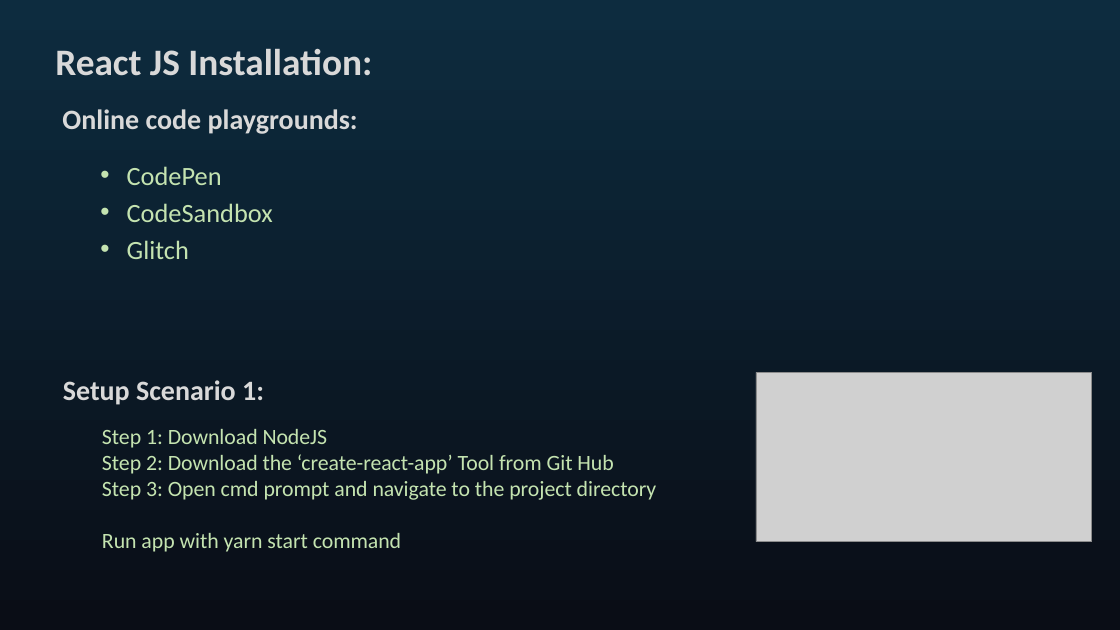
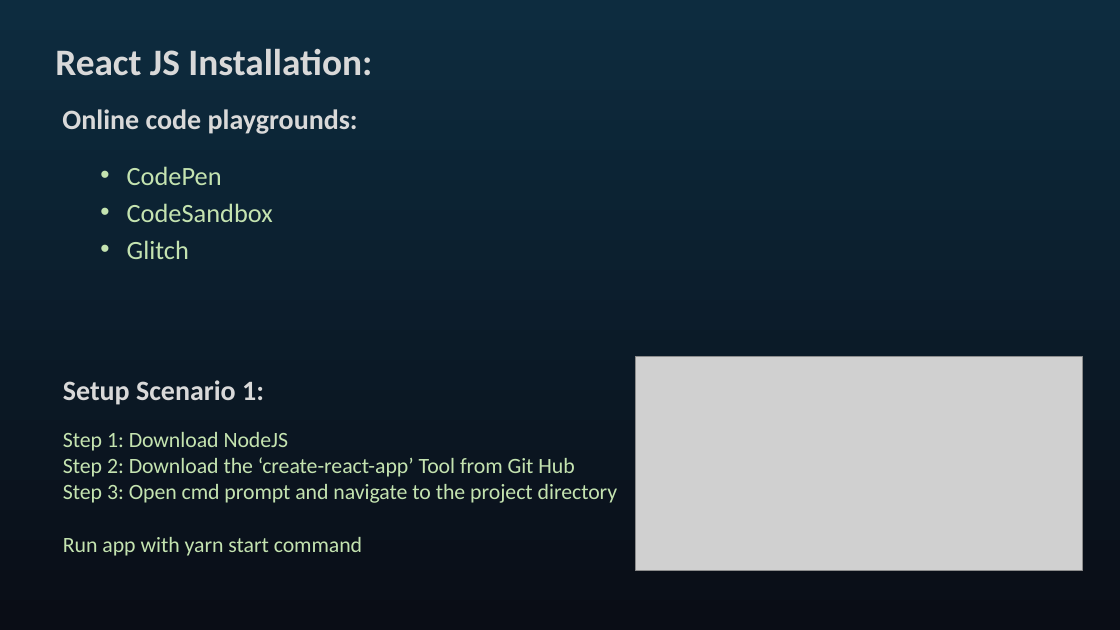
Before and after one commit to seblechernet/PowerPoint-Decks, a slide deck: slide 7 of 01 Introduction to React.pptx. Drawn at 1120x630 pixels with LibreOffice and Linux fonts; fonts in the diff are those of the drawing; grey boxes stand for pictures. Boxes give left, top, right and bottom in pixels: in the first picture for what was removed or moved away, otherwise in the second. Text is boxed around its words. In the diff, an @@ line names an element or a change of style, - is before the commit and + after.

```diff
--- a/01 Introduction to React.pptx
+++ b/01 Introduction to React.pptx
@@ picture: place and size @@
-picture at box(756, 372, 1092, 541)
+picture at box(635, 357, 1083, 571)
@@ text "Step 1: Download NodeJS": place and size @@
-text "Step 1: Download NodeJS" at box(102, 429, 657, 552)
+text "Step 1: Download NodeJS" at box(63, 432, 618, 556)
```
